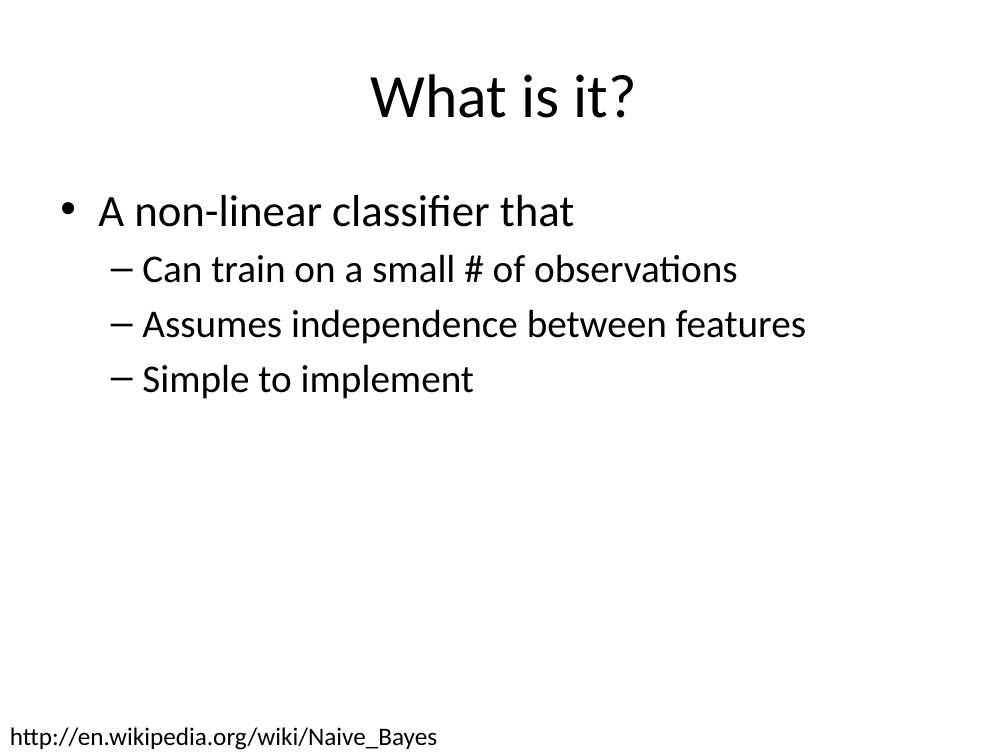
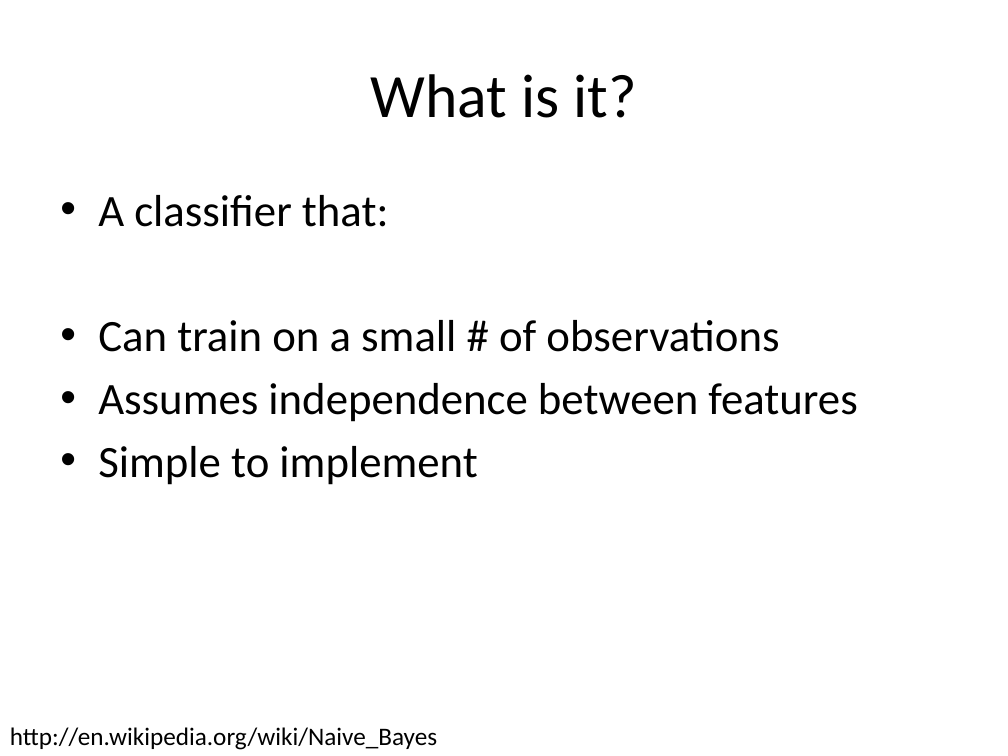
Before and after one commit to allenday/mapr-text-analysis, a slide deck: slide 35 of doc/section4.pptx (slide 33 before the commit). Drawn at 1008x756 pixels with LibreOffice and Linux fonts; fonts in the diff are those of the drawing. Boxes give left, top, right and bottom in pixels: in the first picture for what was removed or moved away, otherwise in the second. Text is boxed around its words. In the diff, an @@ line names an element or a change of style, - is before the commit and + after.

```diff
--- a/doc/section4.pptx
+++ b/doc/section4.pptx
@@ text at [98, 195, 389, 227]: text changed @@
-• A non-linear classifier that
+• A classifier that:
@@ text at [98, 320, 857, 485]: size 28 to 32 pt in "Can train on a small # of ...", "Assumes independence between features", "Simple to implement"; bullet – to •; list level 2 to 1 in "Can train on a small ..."; list level 2 to 1 in "Assumes independence between features"; list level 2 to 1 in "Simple to implement" @@
```
Also in this commit, not shown: 6 other slides changed, 2 slides added, 7 other files.
